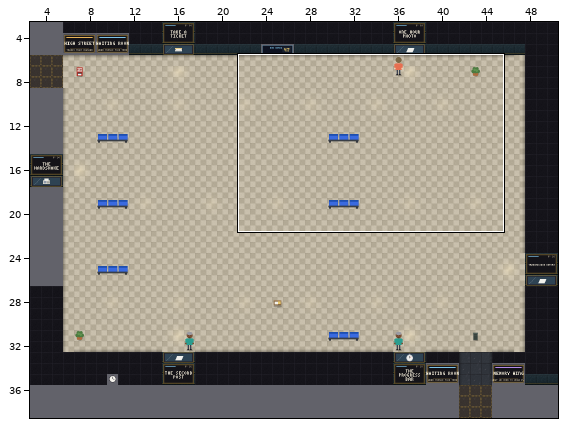
Two states of a Tiled map (JSON), maps/waiting.tmj. Above: a wide view before the commit, with the close-up outlined.
Close-up. Before:
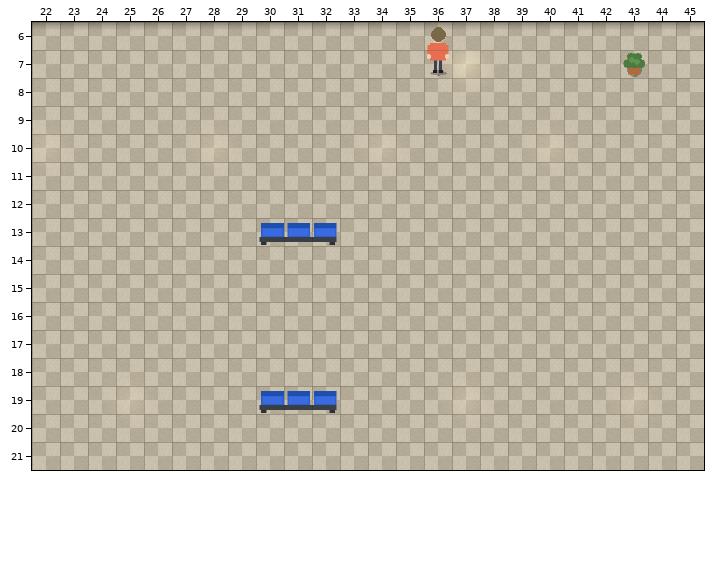
Cells are 32x32 px. Shown: x 22..45, y 6..21. The commit also changed other parts of the map, which this record leaves out.
After:
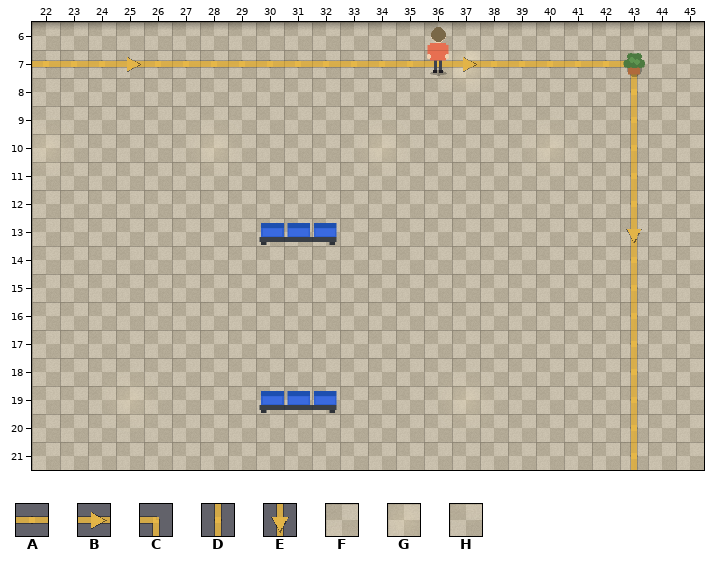
Key: from "Chunk 1": A 8, B 9, C 10, D 11, E 12, F 20, G 23, H 26.
_ is an empty cell.
Tiles of an added or newly shown layer are drawn over the layers below it.
See-through tiles are keyed as they look on the map.
The edit:
Layer "decor":
The edit erases tile F in row 18 at x 43.
The edit erases tile G in row 19 at x 43.
The edit erases tile H in row 20 at x 43.
Layer "wayfinding" (added):
The author put tile A in row 7 at x 22 to 24, 26 to 36 and 38 to 42.
The author put tile B in row 7 at x 25 and 37.
The author put tile C in row 7 at x 43.
The author put tile D in rows 8 to 12 at x 43; in rows 14 to 21 at x 43.
The author put tile E in row 13 at x 43.
